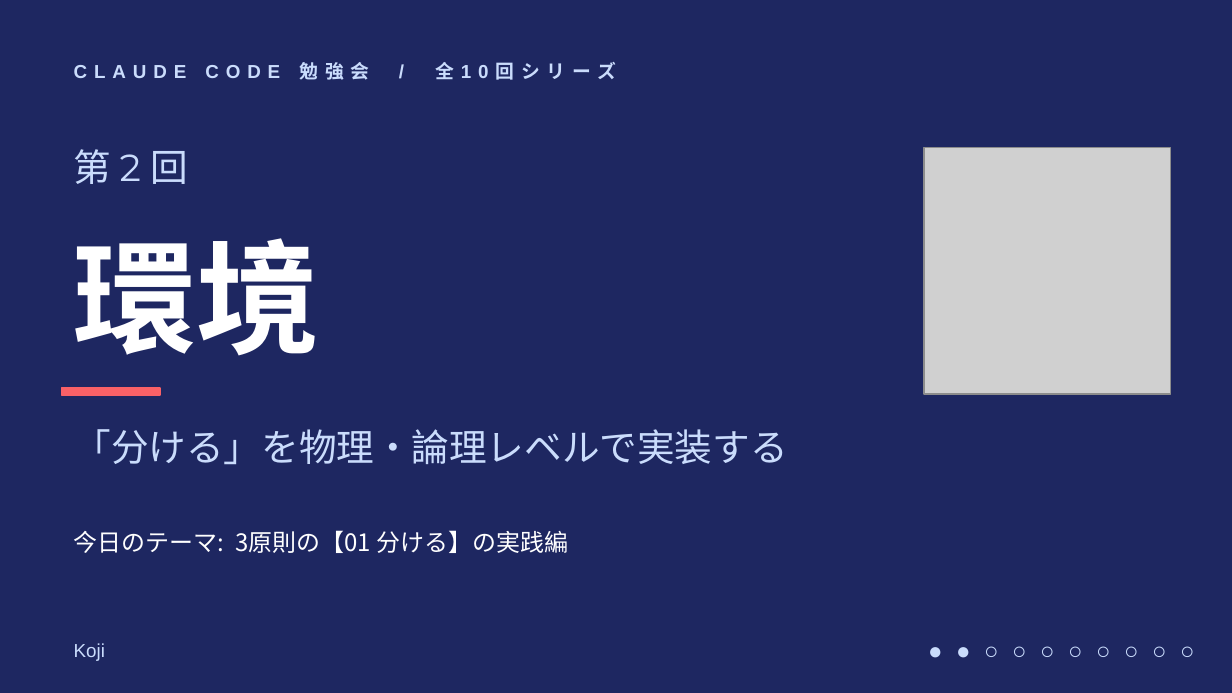
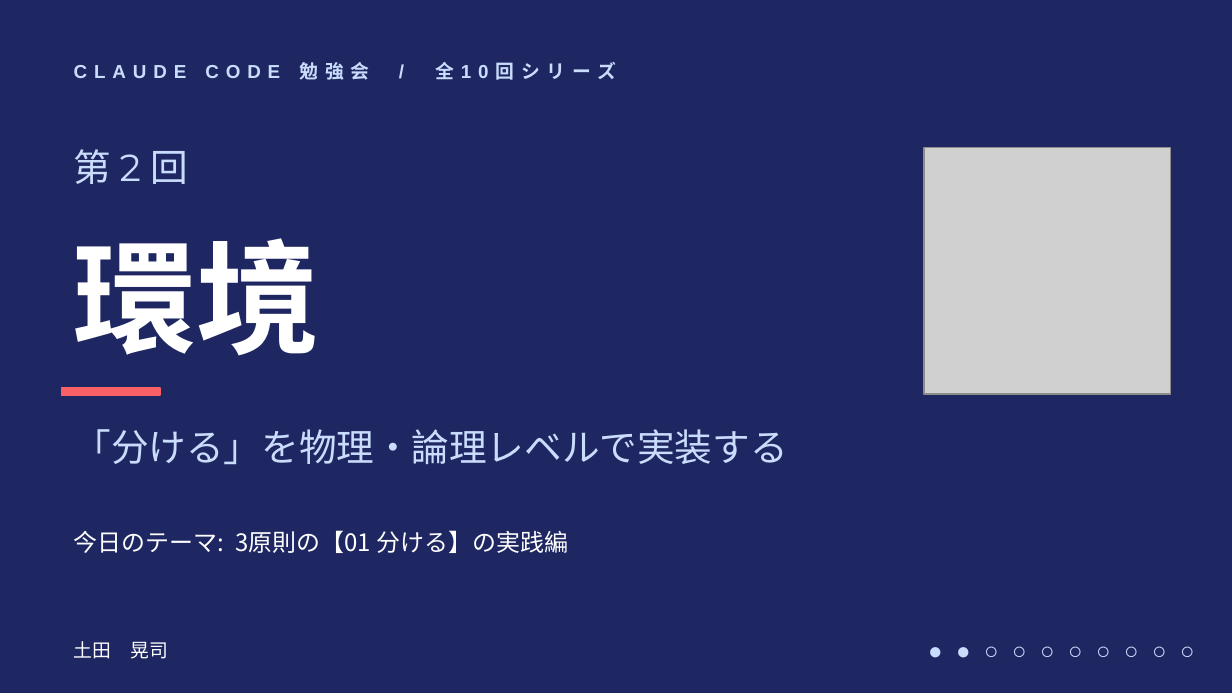
Before and after one commit to ktsuchida11/ClaudeWorkshop, a slide deck: slide 1 of session2/session2_full.pptx. Drawn at 1232x693 pixels with LibreOffice and Linux fonts; fonts in the diff are those of the drawing; grey boxes stand for pictures. Boxes give left, top, right and bottom in pixels: in the first picture for what was removed or moved away, otherwise in the second. Text is boxed around its words. In the diff, an @@ line names an element or a change of style, - is before the commit and + after.

```diff
--- a/session2/session2_full.pptx
+++ b/session2/session2_full.pptx
@@ text at (74, 641, 168, 659): text changed; font Arial to Calibri; text colour #CADCFC to #FFFFFF @@
-Koji
+土田 晃司
```
